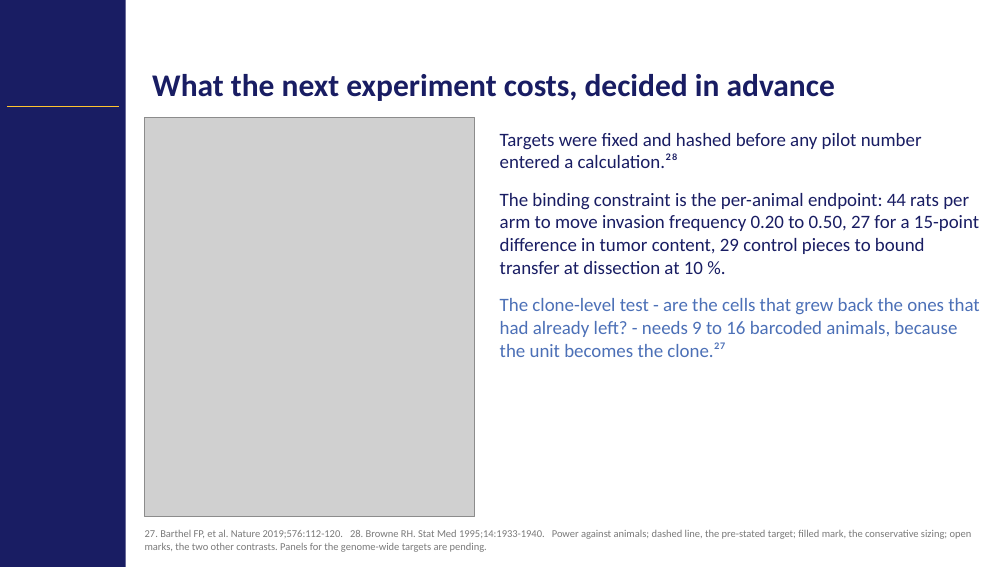
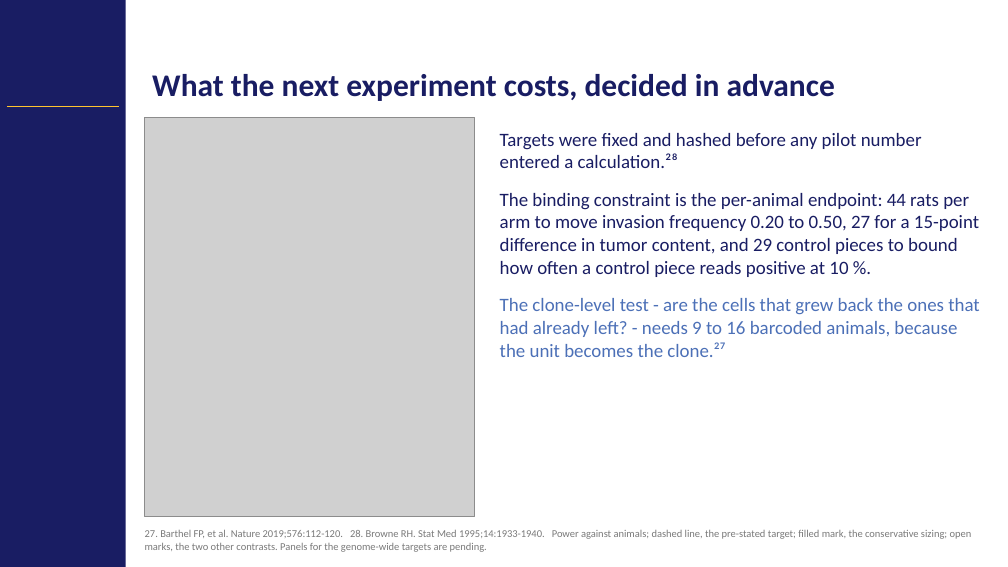
Before and after one commit to Gregory-Schwing-MD-PhD/u251-xenograft-rat-RNASeq-study, a slide deck: slide 27 of SLIDES/CNS2026_Schwing_Abstract418_CNStemplate_v6.pptx (slide 26 before the commit). Drawn at 1008x567 pixels with LibreOffice and Linux fonts; fonts in the diff are those of the drawing; grey boxes stand for pictures; background and template pictures are left out. Boxes give left, top, right and bottom in pixels: in the first picture for what was removed or moved away, otherwise in the second. Text is boxed around its words. In the diff, an @@ line names an element or a change of style, - is before the commit and + after.

```diff
--- a/SLIDES/CNS2026_Schwing_Abstract418_CNStemplate_v6.pptx
+++ b/SLIDES/CNS2026_Schwing_Abstract418_CNStemplate_v6.pptx
@@ text at bbox=[500, 193, 979, 277]: text changed @@
-The binding constraint is the per-animal endpoint: 44 rats per arm to move invasion frequency 0.20 to 0.50, 27 for a 15-point difference in tumor content, 29 control pieces to bound transfer at dissection at 10 %.
+The binding constraint is the per-animal endpoint: 44 rats per arm to move invasion frequency 0.20 to 0.50, 27 for a 15-point difference in tumor content, and 29 control pieces to bound how often a control piece reads positive at 10 %.
```
Also in this commit, not shown: 5 other slides changed, 1 slide added, 8 other files.
